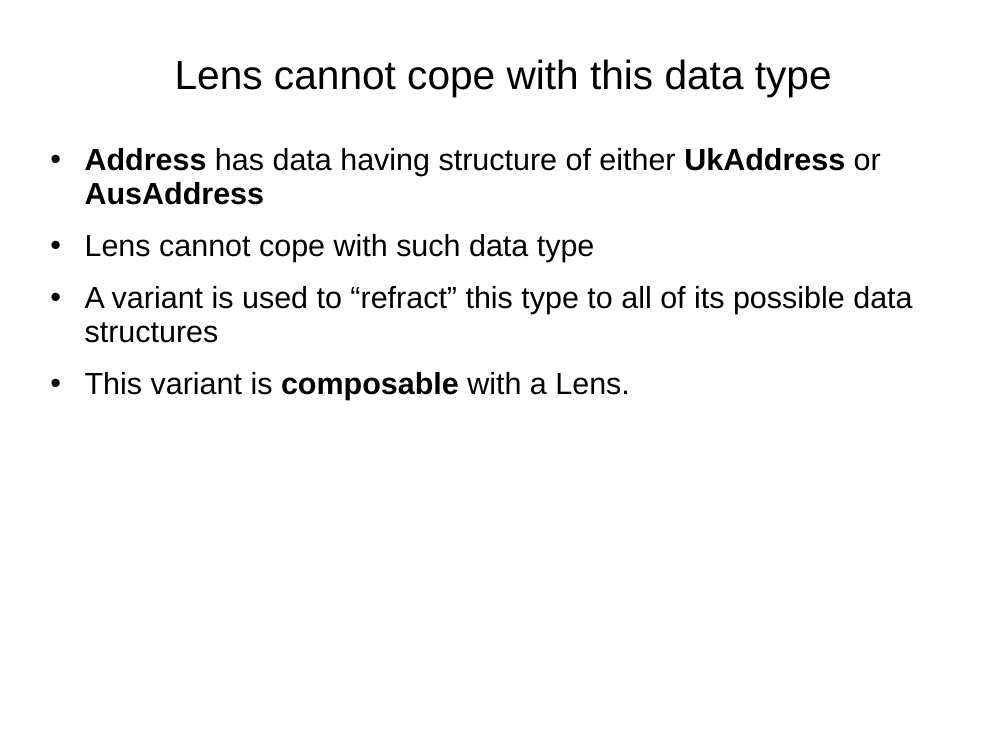
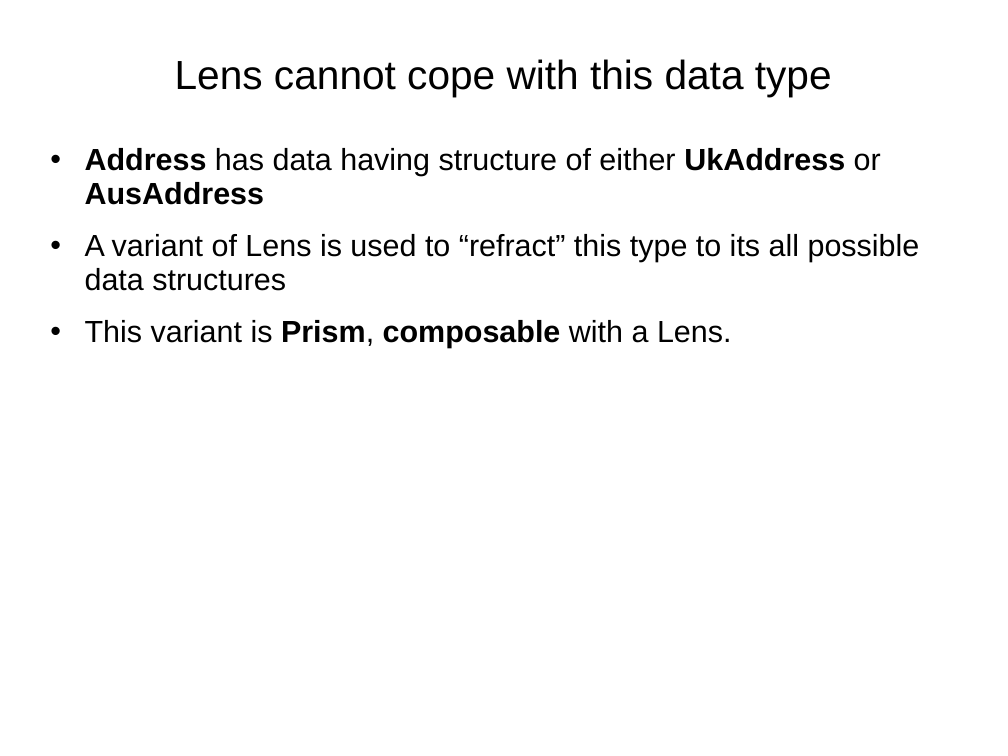
Before and after one commit to amywong-monster/Presentations, a slide deck: slide 11 of 2021-08-05-Update-immutable-data.ppt. Drawn at 1008x756 pixels with LibreOffice and Linux fonts; fonts in the diff are those of the drawing. Boxes give left, top, right and bottom in pixels: in the first picture for what was removed or moved away, otherwise in the second. Text is boxed around its words. In the diff, an @@ line names an element or a change of style, - is before the commit and + after.

```diff
--- a/2021-08-05-Update-immutable-data.ppt
+++ b/2021-08-05-Update-immutable-data.ppt
@@ text at (85,234,920,348): text changed @@
-• Lens cannot cope with such data type
-• A variant is used to “refract” this type to all of its possible data structures
-• This variant is composable with a Lens.
+• A variant of Lens is used to “refract” this type to its all possible data structures
+• This variant is Prism, composable with a Lens.
```
Also in this commit, not shown: 2 other slides changed, 5 slides added.
